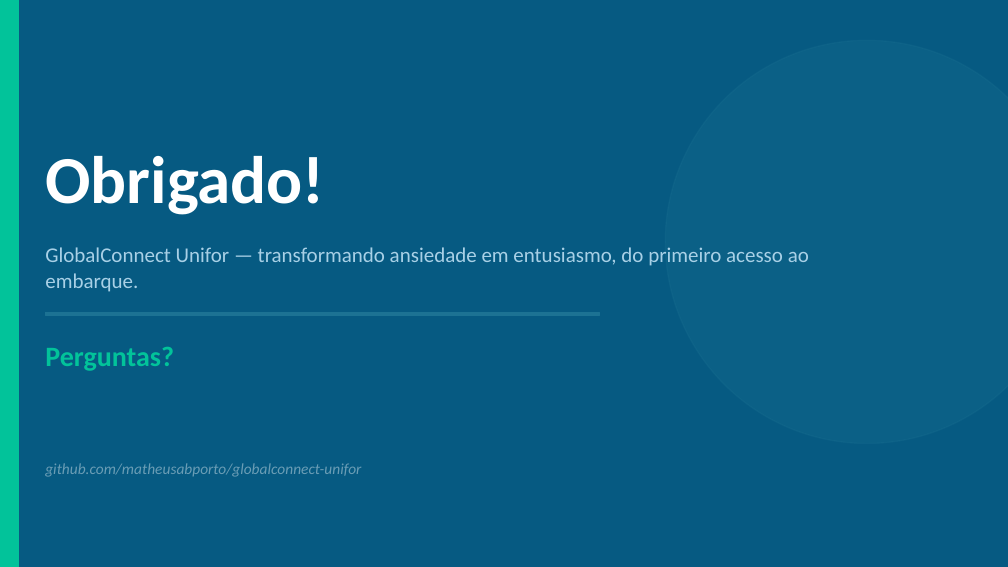
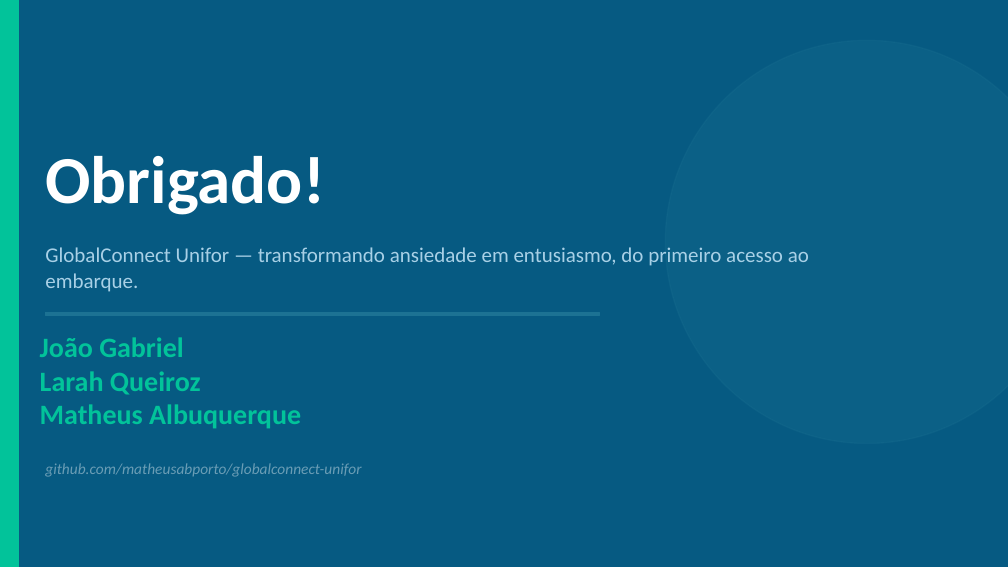
Before and after one commit to matheusabporto/globalconnect-unifor, a slide deck: slide 10 of docs/entregaveis/E9-pitch-final.pptx. Drawn at 1008x567 pixels with LibreOffice and Linux fonts; fonts in the diff are those of the drawing. Boxes give left, top, right and bottom in pixels: in the first picture for what was removed or moved away, otherwise in the second. Text is boxed around its words. In the diff, an @@ line names an element or a change of style, - is before the commit and + after.

```diff
--- a/docs/entregaveis/E9-pitch-final.pptx
+++ b/docs/entregaveis/E9-pitch-final.pptx
@@ text added at box(40, 337, 301, 429), 20 pt, text #02C39A, bold @@
+João Gabriel
+Larah Queiroz
+Matheus Albuquerque
@@ text removed at box(45, 347, 174, 371) @@
-Perguntas?
```
Also in this commit, not shown: 2 other slides changed, 2 other files.
